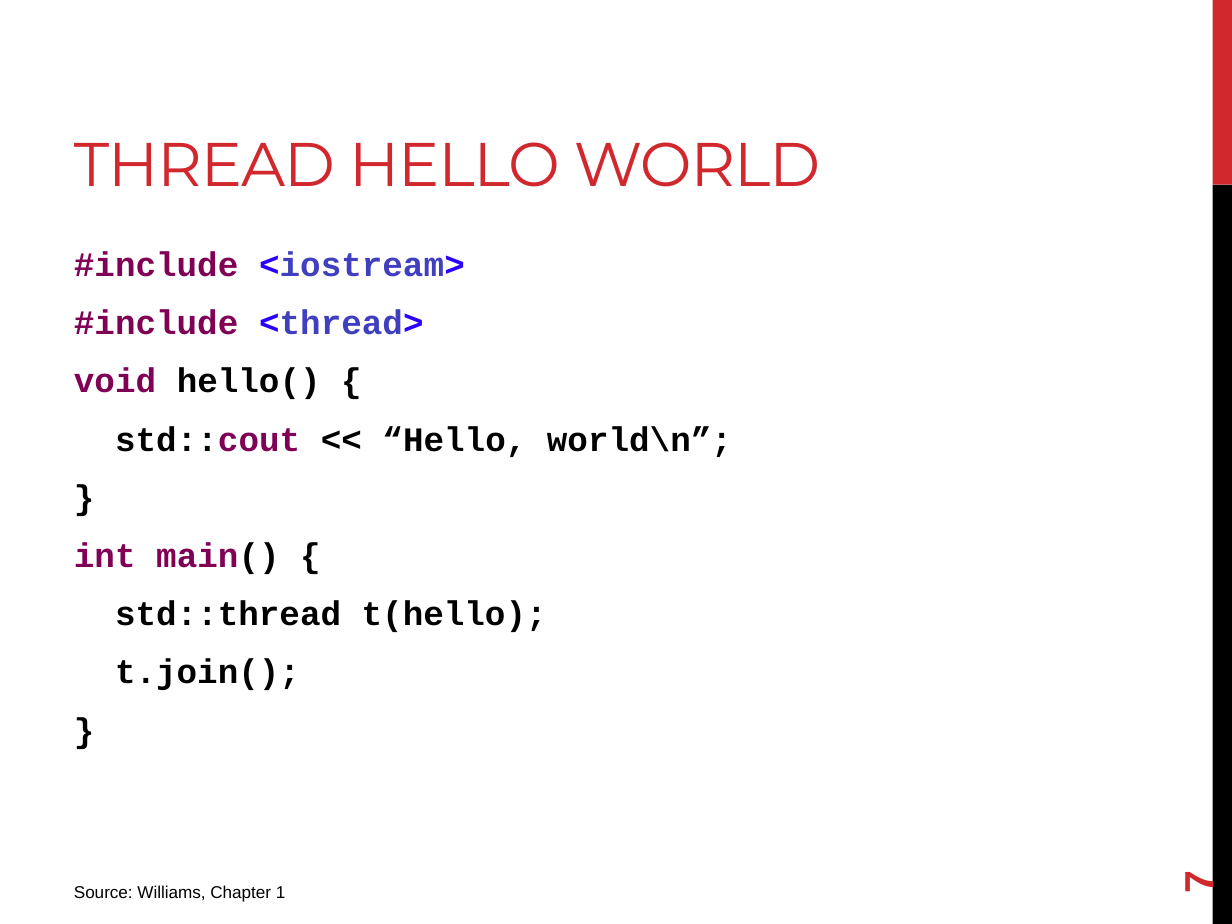
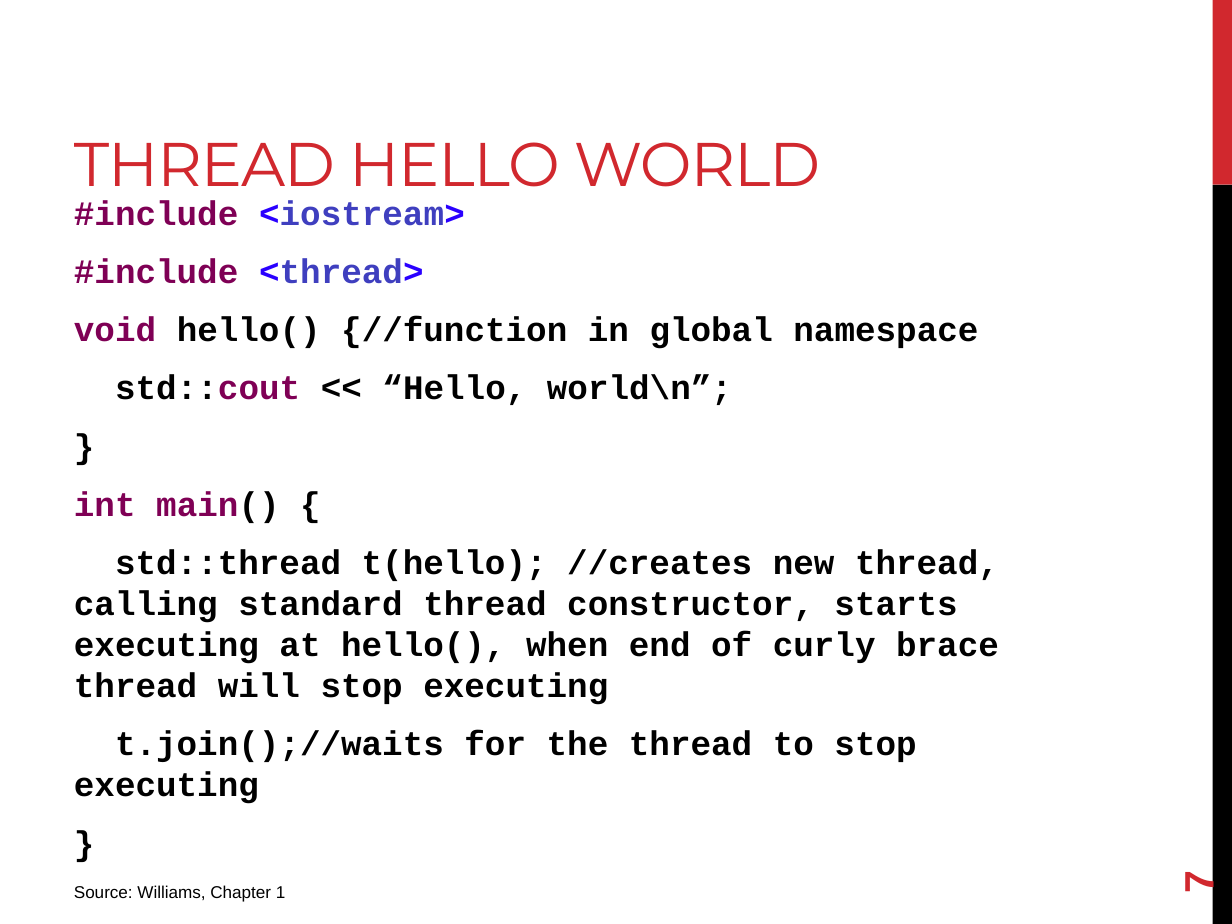
Before and after one commit to joshpeterson/DevelopingConcurrentSoftware, a slide deck: slide 7 of Lectures/Threads/Threads.pptx. Drawn at 1232x924 pixels with LibreOffice and Linux fonts; fonts in the diff are those of the drawing. Boxes give left, top, right and bottom in pixels: in the first picture for what was removed or moved away, otherwise in the second. Text is boxed around its words. In the diff, an @@ line names an element or a change of style, - is before the commit and + after.

```diff
--- a/Lectures/Threads/Threads.pptx
+++ b/Lectures/Threads/Threads.pptx
@@ text "#include <iostream>": place and size @@
-text "#include <iostream>" at (74, 251, 732, 690)
+text "#include <iostream>" at (74, 200, 999, 804)
@@ text at (74, 316, 978, 349): text changed @@
-void hello() {
+void hello() {//function in global namespace
@@ text at (74, 549, 999, 804): text changed @@
-std::thread t(hello);
-t.join();
+std::thread t(hello); //creates new thread, calling standard thread constructor, starts executing at hello(), when end of curly brace thread will stop executing
+t.join();//waits for the thread to stop executing
```
Also in this commit, not shown: 12 other slides changed, 12 other files.
